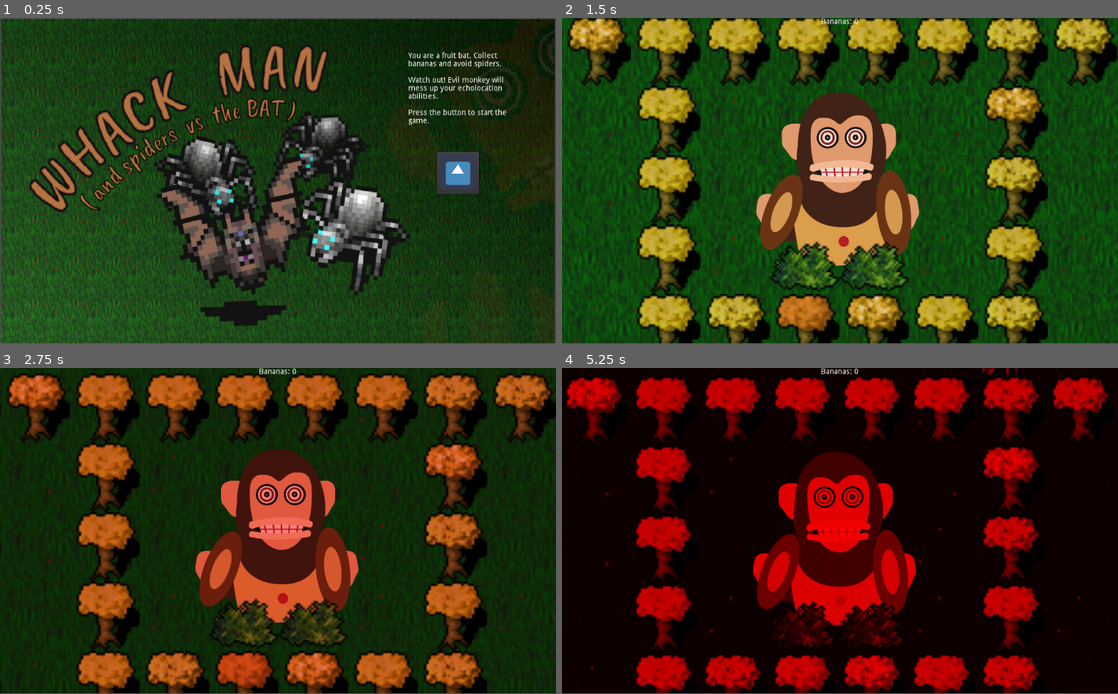
Above: before the commit, frames 1-4 (two rows, left to right).
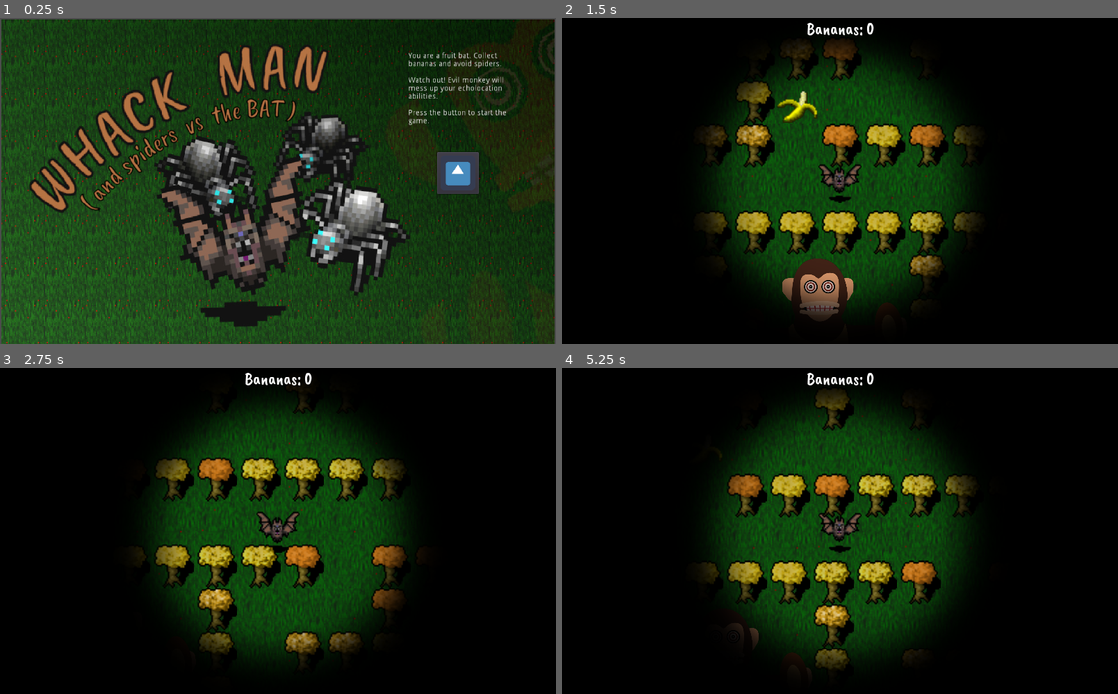
Above: after the commit, the same moments.

Repository: paavonelimarkka/whackman
Game: Godot game, scene res://Game.tscn
Two runs of this game, one before a commit and one after it. Both use one fixed random seed, a clock stepped at 60 frames per second and the inputs below. The engine's default icon, where the game draws it, is replaced by a stand-in: a white triangle on a blue panel in a dark square.
Inputs (mouse positions are in pixels of both pictures, inside the frame that each line leads up to):
- Up to frame 1 (0.25 s): no input
- Up to frame 2 (1.5 s): click (1017, 171) at 0.5 s; hold D (right) from 1.28 s (still down); tap Space (camera_swap) at 1.35 s
- Up to frame 3 (2.75 s): release D (right) at 2.03 s; hold S (down) from 2.03 s (still down); tap Space (camera_swap) at 2.1 s
- Up to frame 4 (5.25 s): release S (down) at 2.78 s; hold D (right) 2.78-3.53 s; tap Space (camera_swap) every 0.75 s from 2.85 to 5.1 s; hold W (up) 3.53-4.28 s; hold A (left) from 4.28 s (still down)
In our replay, the window is 800x468 before the commit and 800x469 after it. These sizes can differ from the game's own. Grey fills any space a smaller window leaves; there, only what the larger window draws over its background counts as a difference.

The runs differ from the first frame. In frame 1, 2.5% of the frame differs, in the area x 0-100%, y 0-100%; in frame 2, 86%; in frame 3, 82%; in frame 4, 48%.

Commit message:
Add font to project

Diff:
--- a/Map.tscn
+++ b/Map.tscn
@@ -9,8 +9,6 @@
 [ext_resource path="res://tiles/floors/grass_flowers_red_1.png" type="Texture" id=7]
 [ext_resource path="res://tiles/floors/grass_2.png" type="Texture" id=8]
 [ext_resource path="res://tiles/floors/grass_flowers_red_2.png" type="Texture" id=9]
-[ext_resource path="res://tiles/dngn_trap_shaft.png" type="Texture" id=10]
-[ext_resource path="res://game objects/trap.tscn" type="PackedScene" id=11]
 [ext_resource path="res://ui/HUD.tscn" type="PackedScene" id=12]
 [ext_resource path="res://Apina.tscn" type="PackedScene" id=13]
 [ext_resource path="res://audio/musa.ogg" type="AudioStream" id=14]
@@ -93,8 +91,6 @@
 3/shapes = [  ]
 3/z_index = 0
 
-[sub_resource type="CircleShape2D" id=10]
-
 [node name="Map" type="Node2D"]
 script = ExtResource( 5 )
 
@@ -116,7 +112,7 @@
 tile_data = PoolIntArray( -589824, 3, 0, -589822, 3, 0, -589820, 6, 0, -589818, 5, 0, -589816, 4, 0, -589811, 6, 0, -58 …(14805 unchanged characters)…
 
 [node name="Player" parent="." instance=ExtResource( 3 )]
-position = Vector2( 737, 173 )
+position = Vector2( 520, 170 )
 collision_layer = 8
 collision_mask = 22
 
@@ -143,15 +139,6 @@
 format = 1
 tile_data = PoolIntArray( 65537, 3, 0, 65538, 1, 0, 65539, 2, 0, 65540, 2, 0, 65541, 1, 0, 65542, 0, 0, 65543, 1, 0, 65 …(4005 unchanged characters)…
 
-[node name="Trap" parent="." instance=ExtResource( 11 )]
-position = Vector2( 50, 348 )
-
-[node name="CollisionShape2D2" type="CollisionShape2D" parent="Trap"]
-shape = SubResource( 10 )
-
-[node name="Sprite2" type="Sprite" parent="Trap"]
-texture = ExtResource( 10 )
-
 [node name="Apina" parent="." instance=ExtResource( 13 )]
 position = Vector2( 545, 267 )
 scale = Vector2( 0.3, 0.3 )
@@ -170,18 +157,16 @@
 autoplay = true
 
 [node name="Enemy2" parent="." instance=ExtResource( 4 )]
-position = Vector2( 660, 431 )
+position = Vector2( 974, 556 )
 
 [node name="Enemy3" parent="." instance=ExtResource( 4 )]
-position = Vector2( 782, 118 )
+position = Vector2( 975, 49 )
 
 [node name="Enemy4" parent="." instance=ExtResource( 4 )]
-position = Vector2( 309, 496 )
+position = Vector2( 52, 557 )
 
 [node name="Enemy5" parent="." instance=ExtResource( 4 )]
-position = Vector2( 949, 302 )
+position = Vector2( 530, 367 )
 
-[connection signal="body_entered" from="Trap" to="." method="_on_Trap_body_entered"]
-[connection signal="body_entered" from="Trap" to="Player" method="_on_Area2D_body_entered"]
 [connection signal="far_cam_on" from="Apina" to="Player" method="_on_Apina_far_cam_on"]
 [connection signal="near_cam_on" from="Apina" to="Player" method="_on_Apina_near_cam_on"]
--- a/game objects/player.gd
+++ b/game objects/player.gd
@@ -69,7 +69,7 @@
 
 func slow_down():
 	timer.start() #to start
-	speed = 100
+	speed = 50
 
 func _on_timer_timeout():
 	speed = 200
--- a/project.godot
+++ b/project.godot
@@ -13,6 +13,12 @@
 config/name="Whack Man"
 run/main_scene="res://Game.tscn"
 config/icon="res://icon.png"
+
+[display]
+
+window/size/resizable=false
+window/size/fullscreen=true
+window/stretch/mode="2d"
 
 [input]
 
--- a/ui/HUD.tscn
+++ b/ui/HUD.tscn
@@ -1,6 +1,11 @@
-[gd_scene load_steps=2 format=2]
+[gd_scene load_steps=4 format=2]
 
 [ext_resource path="res://ui/HUD.gd" type="Script" id=1]
+[ext_resource path="res://ui/CaveatBrush-Regular.ttf" type="DynamicFontData" id=2]
+
+[sub_resource type="DynamicFont" id=1]
+size = 32
+font_data = ExtResource( 2 )
 
 [node name="HUD" type="CanvasLayer"]
 script = ExtResource( 1 )
@@ -8,6 +13,7 @@
 [node name="banana_counter" type="Label" parent="."]
 anchor_right = 1.0
 margin_bottom = 14.0
+custom_fonts/font = SubResource( 1 )
 align = 1
 __meta__ = {
 "_edit_use_anchors_": false
Not shown: 1 places in Map.tscn that only renumber resources
Binary file added: ui/CaveatBrush-Regular.ttf
Not shown, changed: .gitignore
